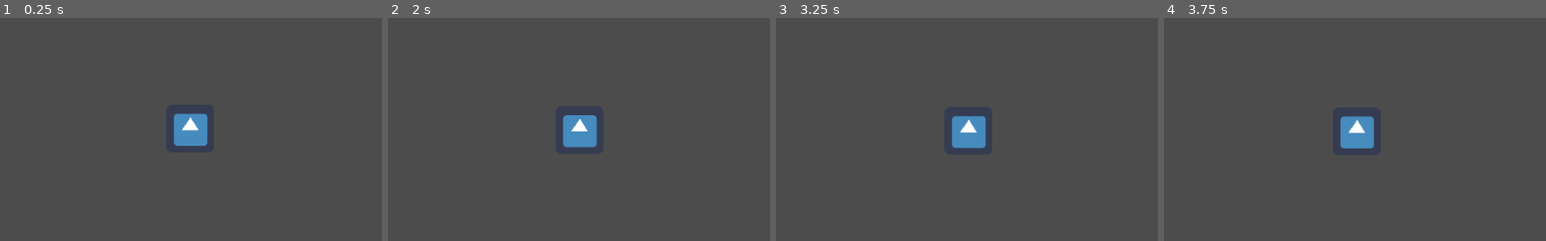
Above: before the commit, frames 1-4 (left to right).
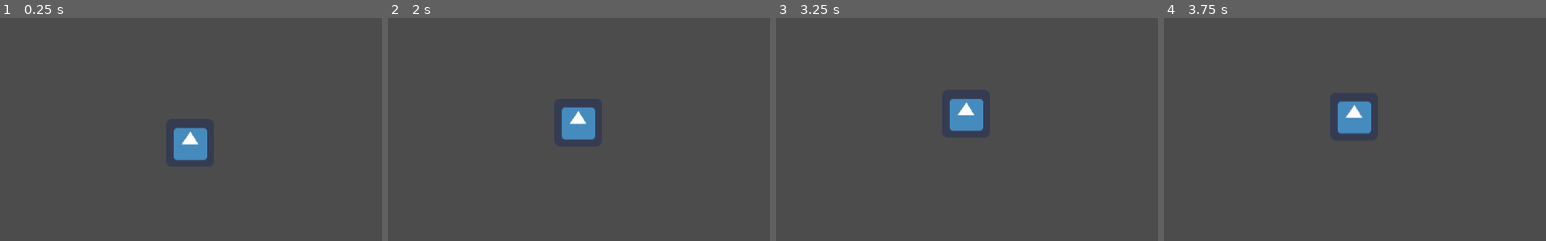
Above: after the commit, the same moments.

Repository: KennedyMungai/GodotShadersIntro
Game: Godot game, scene res://Scenes/DancingGobot.tscn
Same seed, same stepped clock (60 frames per second), same inputs: the game is played once before the commit and once after it. The project has no main scene, so this scene is started directly. The engine's default icon, where the game draws it, is replaced by a stand-in: a white triangle on a blue panel in a dark square.
Inputs:
- Up to frame 1 (0.25 s): no input
- Up to frame 2 (2 s): tap Enter at 1.25 s
- Up to frame 3 (3.25 s): tap Space at 2 s; tap Enter at 2.75 s
- Up to frame 4 (3.75 s): tap Space at 3.5 s
The pictures show only the part of the screen within x 25-75%, y 25-75%; the shares and areas given below are measured in that part.

The runs differ from the first frame. In frame 1, 1.4% of the frame differs, in the area x 45-55%, y 42-65%; in frame 2, 1.0%; in frame 3, 1.6%, in the area x 45-55%, y 36-59%; in frame 4, 1.5%.

Commit message:
COnstrained the time constant inside a cosine function to make it loop and increased tge displacement undergone by the sprite

Diff:
--- a/Shaders/DancingGobot.gdshader
+++ b/Shaders/DancingGobot.gdshader
@@ -3,5 +3,5 @@
 
 void vertex()
 {
-	VERTEX += TIME * vec2(1.0, 1.0);
+	VERTEX += cos(TIME) * vec2(0.0, 20.0);
 }
